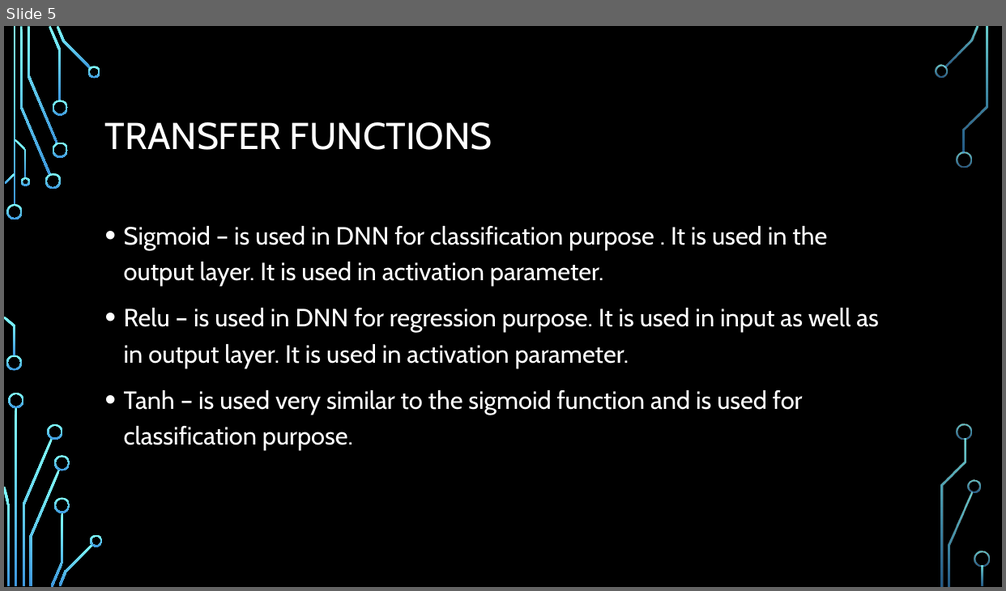
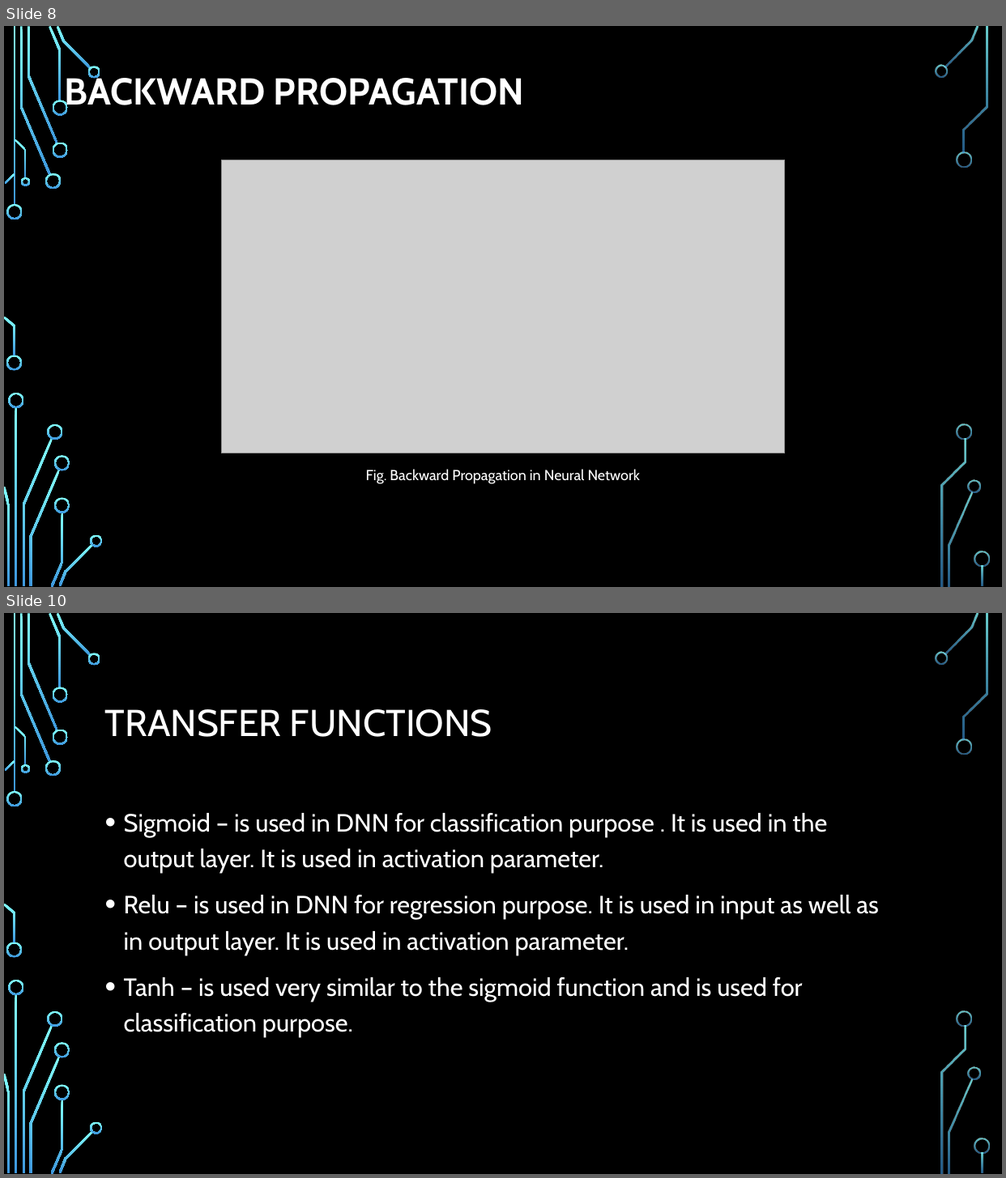
Before and after one commit to ENG19CS0023-AKSHAY/Deep-learning, a slide deck: ENG19CS0023(Akshay V R)(DL assignment 2).pptx. Shown one above the other, each under a label of ours: slide 5 before the commit, slides 8 and 10 after it; the slides between them are not shown. The pictures are 1006x591 and 1006x1178 pixels, drawn with LibreOffice and Linux fonts; fonts in the diff are those of the drawing; grey boxes stand for pictures; background and template pictures are left out. Boxes give left, top, right and bottom in pixels: in the first picture for what was removed or moved away, otherwise in the second. Text is boxed around its words. In the diff, an @@ line names an element or a change of style, - is before the commit and + after.

```diff
--- a/ENG19CS0023(Akshay V R)(DL assignment 2).pptx
+++ b/ENG19CS0023(Akshay V R)(DL assignment 2).pptx
@@ slide 8 added at (4,26,1002,587), background picture (left out); not listed: 36 template elements that a slide beside it also shows @@
@@ title added at (65,72,524,113), 36 pt, text #FFFFFF, bold @@
+BACKWARD PROPAGATION
@@ picture added at (221,160,785,454) @@
@@ text added at (366,469,640,484), 14 pt, text #FFFFFF @@
+Fig. Backward Propagation in Neural Network
@@ what was slide 5 is now slide 10 @@
```
Also in this commit, not shown: 9 other slides added.
